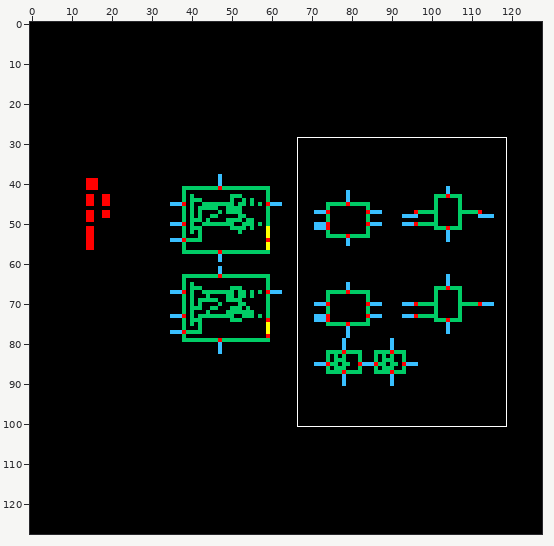
Sprite sheet, stored at bag_serdes_ec/qdr_sampler_column/schematic/thumbnail_128x128.png. Above, an overview of the earlier version with the close-up marked.
Close-up. Earlier state:
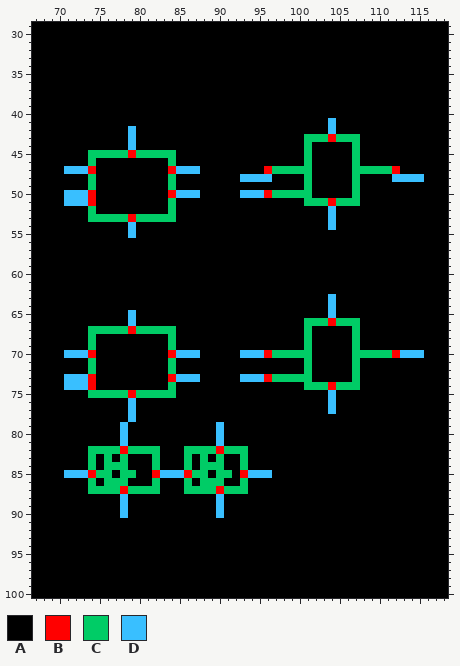
The file is 128x128 pixels. Shown: x 67..118, y 29..100. The commit also changed other parts of the picture, which this record leaves out.
Palette (. is transparent): A #000000  B #ff0000  C #00cc66  D #39bfff
Pixels before (only the part around the change), first column x 67:
 29 AAAAAAAAAAAAAAAAAAAAAAAAAAAAAAAAAAAAAAAAAAAAAAAAAAAA
 30 AAAAAAAAAAAAAAAAAAAAAAAAAAAAAAAAAAAAAAAAAAAAAAAAAAAA
 31 AAAAAAAAAAAAAAAAAAAAAAAAAAAAAAAAAAAAAAAAAAAAAAAAAAAA
 32 AAAAAAAAAAAAAAAAAAAAAAAAAAAAAAAAAAAAAAAAAAAAAAAAAAAA
 33 AAAAAAAAAAAAAAAAAAAAAAAAAAAAAAAAAAAAAAAAAAAAAAAAAAAA
 34 AAAAAAAAAAAAAAAAAAAAAAAAAAAAAAAAAAAAAAAAAAAAAAAAAAAA
 35 AAAAAAAAAAAAAAAAAAAAAAAAAAAAAAAAAAAAAAAAAAAAAAAAAAAA
 36 AAAAAAAAAAAAAAAAAAAAAAAAAAAAAAAAAAAAAAAAAAAAAAAAAAAA
 37 AAAAAAAAAAAAAAAAAAAAAAAAAAAAAAAAAAAAAAAAAAAAAAAAAAAA
 38 AAAAAAAAAAAAAAAAAAAAAAAAAAAAAAAAAAAAAAAAAAAAAAAAAAAA
 39 AAAAAAAAAAAAAAAAAAAAAAAAAAAAAAAAAAAAAAAAAAAAAAAAAAAA
 40 AAAAAAAAAAAAAAAAAAAAAAAAAAAAAAAAAAAAAAAAAAAAAAAAAAAA
 41 AAAAAAAAAAAAAAAAAAAAAAAAAAAAAAAAAAAAADAAAAAAAAAAAAAA
 42 AAAAAAAAAAAADAAAAAAAAAAAAAAAAAAAAAAAADAAAAAAAAAAAAAA
 43 AAAAAAAAAAAADAAAAAAAAAAAAAAAAAAAAACCCBCCCAAAAAAAAAAA
 44 AAAAAAAAAAAADAAAAAAAAAAAAAAAAAAAAACAAAAACAAAAAAAAAAA
 45 AAAAAAACCCCCBCCCCCAAAAAAAAAAAAAAAACAAAAACAAAAAAAAAAA
 46 AAAAAAACAAAAAAAAACAAAAAAAAAAAAAAAACAAAAACAAAAAAAAAAA
 47 AAAADDDBAAAAAAAAABDDDAAAAAAAABCCCCCAAAAACCCCCBAAAAAA
 48 AAAAAAACAAAAAAAAACAAAAAAAADDDDAAAACAAAAACAAAADDDDAAA
 49 AAAAAAACAAAAAAAAACAAAAAAAAAAAAAAAACAAAAACAAAAAAAAAAA
 50 AAAADDDBAAAAAAAAABDDDAAAAADDDBCCCCCAAAAACAAAAAAAAAAA
 51 AAAADDDBAAAAAAAAACAAAAAAAAAAAAAAAACCCBCCCAAAAAAAAAAA
 52 AAAAAAACAAAAAAAAACAAAAAAAAAAAAAAAAAAADAAAAAAAAAAAAAA
 53 AAAAAAACCCCCBCCCCCAAAAAAAAAAAAAAAAAAADAAAAAAAAAAAAAA
 54 AAAAAAAAAAAADAAAAAAAAAAAAAAAAAAAAAAAADAAAAAAAAAAAAAA
 55 AAAAAAAAAAAADAAAAAAAAAAAAAAAAAAAAAAAAAAAAAAAAAAAAAAA
 56 AAAAAAAAAAAAAAAAAAAAAAAAAAAAAAAAAAAAAAAAAAAAAAAAAAAA
 57 AAAAAAAAAAAAAAAAAAAAAAAAAAAAAAAAAAAAAAAAAAAAAAAAAAAA
 58 AAAAAAAAAAAAAAAAAAAAAAAAAAAAAAAAAAAAAAAAAAAAAAAAAAAA
 59 AAAAAAAAAAAAAAAAAAAAAAAAAAAAAAAAAAAAAAAAAAAAAAAAAAAA
 60 AAAAAAAAAAAAAAAAAAAAAAAAAAAAAAAAAAAAAAAAAAAAAAAAAAAA
 61 AAAAAAAAAAAAAAAAAAAAAAAAAAAAAAAAAAAAAAAAAAAAAAAAAAAA
 62 AAAAAAAAAAAAAAAAAAAAAAAAAAAAAAAAAAAAAAAAAAAAAAAAAAAA
 63 AAAAAAAAAAAAAAAAAAAAAAAAAAAAAAAAAAAAADAAAAAAAAAAAAAA
 64 AAAAAAAAAAAAAAAAAAAAAAAAAAAAAAAAAAAAADAAAAAAAAAAAAAA
 65 AAAAAAAAAAAADAAAAAAAAAAAAAAAAAAAAAAAADAAAAAAAAAAAAAA
 66 AAAAAAAAAAAADAAAAAAAAAAAAAAAAAAAAACCCBCCCAAAAAAAAAAA
 67 AAAAAAACCCCCBCCCCCAAAAAAAAAAAAAAAACAAAAACAAAAAAAAAAA
 68 AAAAAAACAAAAAAAAACAAAAAAAAAAAAAAAACAAAAACAAAAAAAAAAA
 69 AAAAAAACAAAAAAAAACAAAAAAAAAAAAAAAACAAAAACAAAAAAAAAAA
 70 AAAADDDBAAAAAAAAABDDDAAAAADDDBCCCCCAAAAACCCCCBDDDAAA
 71 AAAAAAACAAAAAAAAACAAAAAAAAAAAAAAAACAAAAACAAAAAAAAAAA
 72 AAAAAAACAAAAAAAAACAAAAAAAAAAAAAAAACAAAAACAAAAAAAAAAA
 73 AAAADDDBAAAAAAAAABDDDAAAAADDDBCCCCCAAAAACAAAAAAAAAAA
 74 AAAADDDBAAAAAAAAACAAAAAAAAAAAAAAAACCCBCCCAAAAAAAAAAA
 75 AAAAAAACCCCCBCCCCCAAAAAAAAAAAAAAAAAAADAAAAAAAAAAAAAA
 76 AAAAAAAAAAAADAAAAAAAAAAAAAAAAAAAAAAAADAAAAAAAAAAAAAA
 77 AAAAAAAAAAAADAAAAAAAAAAAAAAAAAAAAAAAADAAAAAAAAAAAAAA
 78 AAAAAAAAAAAADAAAAAAAAAAAAAAAAAAAAAAAAAAAAAAAAAAAAAAA
 79 AAAAAAAAAAADAAAAAAAAAAADAAAAAAAAAAAAAAAAAAAAAAAAAAAA
 80 AAAAAAAAAAADAAAAAAAAAAADAAAAAAAAAAAAAAAAAAAAAAAAAAAA
 81 AAAAAAAAAAADAAAAAAAAAAADAAAAAAAAAAAAAAAAAAAAAAAAAAAA
 82 AAAAAAACCCCBCCCCAAACCCCBCCCAAAAAAAAAAAAAAAAAAAAAAAAA
 83 AAAAAAACACACAAACAAACACACAACAAAAAAAAAAAAAAAAAAAAAAAAA
 84 AAAAAAACACCCAAACAAACACCCAACAAAAAAAAAAAAAAAAAAAAAAAAA
 85 AAAADDDBCCACCAABDDDBCCACCABDDDAAAAAAAAAAAAAAAAAAAAAA
 86 AAAAAAACACCCAAACAAACACCCAACAAAAAAAAAAAAAAAAAAAAAAAAA
 87 AAAAAAACCCCBCCCCAAACCCCBCCCAAAAAAAAAAAAAAAAAAAAAAAAA
 88 AAAAAAAAAAADAAAAAAAAAAADAAAAAAAAAAAAAAAAAAAAAAAAAAAA
 89 AAAAAAAAAAADAAAAAAAAAAADAAAAAAAAAAAAAAAAAAAAAAAAAAAA
 90 AAAAAAAAAAADAAAAAAAAAAADAAAAAAAAAAAAAAAAAAAAAAAAAAAA
 91 AAAAAAAAAAAAAAAAAAAAAAAAAAAAAAAAAAAAAAAAAAAAAAAAAAAA
 92 AAAAAAAAAAAAAAAAAAAAAAAAAAAAAAAAAAAAAAAAAAAAAAAAAAAA
 93 AAAAAAAAAAAAAAAAAAAAAAAAAAAAAAAAAAAAAAAAAAAAAAAAAAAA
 94 AAAAAAAAAAAAAAAAAAAAAAAAAAAAAAAAAAAAAAAAAAAAAAAAAAAA
 95 AAAAAAAAAAAAAAAAAAAAAAAAAAAAAAAAAAAAAAAAAAAAAAAAAAAA
 96 AAAAAAAAAAAAAAAAAAAAAAAAAAAAAAAAAAAAAAAAAAAAAAAAAAAA
 97 AAAAAAAAAAAAAAAAAAAAAAAAAAAAAAAAAAAAAAAAAAAAAAAAAAAA
 98 AAAAAAAAAAAAAAAAAAAAAAAAAAAAAAAAAAAAAAAAAAAAAAAAAAAA
 99 AAAAAAAAAAAAAAAAAAAAAAAAAAAAAAAAAAAAAAAAAAAAAAAAAAAA
100 AAAAAAAAAAAAAAAAAAAAAAAAAAAAAAAAAAAAAAAAAAAAAAAAAAAA
The result:
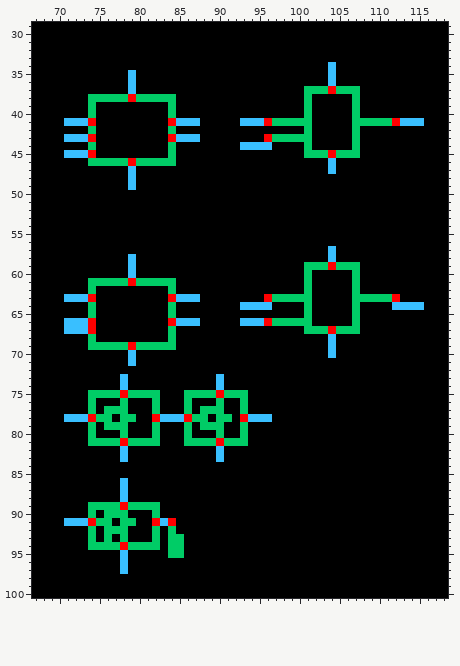
Change:
y 34: x 104 A -> D
y 35..36: x 79 A -> D; x 104 A -> D
y 37: x 79 A -> D; x 101..107 AAAAAAA -> CCCBCCC
y 38: x 74..84 AAAAAAAAAAA -> CCCCCBCCCCC; x 101 A -> C; x 107 A -> C
y 39..40: x 74 A -> C; x 84 A -> C; x 101 A -> C; x 107 A -> C
y 41: x 71..74 AAAA -> DDDB; x 84..87 AAAA -> BDDD; x 93..101 AAAAAAAAA -> DDDBCCCCC; x 104 D -> A; x 107..115 AAAAAAAAA -> CCCCCBDDD
y 42: x 74 A -> C; x 79 D -> A; x 84 A -> C; x 101 A -> C; x 104 D -> A; x 107 A -> C
y 43: x 71..74 AAAA -> DDDB; x 79 D -> A; x 84..87 AAAA -> BDDD; x 96..100 AAAAA -> BCCCC; x 102..106 CCBCC -> AAAAA
y 44: x 74 A -> C; x 79 D -> A; x 84 A -> C; x 93..96 AAAA -> DDDD
y 45: x 71..83 AAACCCCCBCCCC -> DDDBAAAAAAAAA; x 102..106 AAAAA -> CCBCC
y 46: x 75..83 AAAAAAAAA -> CCCCBCCCC; x 101 C -> A; x 104 A -> D; x 107 C -> A
y 47: x 71..74 DDDB -> AAAA; x 79 A -> D; x 84..87 BDDD -> AAAA; x 96..101 BCCCCC -> AAAAAA; x 104 A -> D; x 107..112 CCCCCB -> AAAAAA
y 48: x 74 C -> A; x 79 A -> D; x 84 C -> A; x 93..96 DDDD -> AAAA; x 101 C -> A; x 107 C -> A; x 112..115 DDDD -> AAAA
y 49: x 74 C -> A; x 79 A -> D; x 84 C -> A; x 101 C -> A; x 107 C -> A
y 50: x 71..74 DDDB -> AAAA; x 84..87 BDDD -> AAAA; x 93..101 DDDBCCCCC -> AAAAAAAAA; x 107 C -> A
y 51: x 71..74 DDDB -> AAAA; x 84 C -> A; x 101..107 CCCBCCC -> AAAAAAA
y 52: x 74 C -> A; x 84 C -> A; x 104 D -> A
y 53: x 74..84 CCCCCBCCCCC -> AAAAAAAAAAA; x 104 D -> A
y 54: x 79 D -> A; x 104 D -> A
y 55: x 79 D -> A
y 57: x 104 A -> D
y 58: x 79 A -> D; x 104 A -> D
y 59: x 79 A -> D; x 101..107 AAAAAAA -> CCCBCCC
y 60: x 79 A -> D; x 101 A -> C; x 107 A -> C
y 61: x 74..84 AAAAAAAAAAA -> CCCCCBCCCCC; x 101 A -> C; x 107 A -> C
y 62: x 74 A -> C; x 84 A -> C; x 101 A -> C; x 107 A -> C
y 63: x 71..74 AAAA -> DDDB; x 84..87 AAAA -> BDDD; x 96..101 AAAAAA -> BCCCCC; x 104 D -> A; x 107..112 AAAAAA -> CCCCCB
y 64: x 74 A -> C; x 84 A -> C; x 93..96 AAAA -> DDDD; x 101 A -> C; x 104 D -> A; x 107 A -> C; x 112..115 AAAA -> DDDD
y 65: x 74 A -> C; x 79 D -> A; x 84 A -> C; x 101 A -> C; x 104 D -> A; x 107 A -> C
y 66: x 71..74 AAAA -> DDDB; x 79 D -> A; x 84..87 AAAA -> BDDD; x 93..100 AAAAAAAA -> DDDBCCCC; x 102..106 CCBCC -> AAAAA
y 67: x 71..83 AAACCCCCBCCCC -> DDDBAAAAAAAAA; x 102..106 AAAAA -> CCBCC
y 68: x 101 C -> A; x 104 A -> D; x 107 C -> A
y 69: x 75..83 AAAAAAAAA -> CCCCBCCCC; x 101 C -> A; x 104 A -> D; x 107 C -> A
y 70: x 71..74 DDDB -> AAAA; x 79 A -> D; x 84..87 BDDD -> AAAA; x 93..101 DDDBCCCCC -> AAAAAAAAA; x 104 A -> D; x 107..115 CCCCCBDDD -> AAAAAAAAA
y 71: x 74 C -> A; x 79 A -> D; x 84 C -> A; x 101 C -> A; x 107 C -> A
y 72: x 74 C -> A; x 84 C -> A; x 101 C -> A; x 107 C -> A
y 73: x 71..74 DDDB -> AAAA; x 78 A -> D; x 84..87 BDDD -> AAAA; x 90 A -> D; x 93..101 DDDBCCCCC -> AAAAAAAAA; x 107 C -> A
y 74: x 71..74 DDDB -> AAAA; x 78 A -> D; x 84 C -> A; x 90 A -> D; x 101..107 CCCBCCC -> AAAAAAA
y 75: x 78..79 CB -> BC; x 83..84 CC -> AA; x 86..93 AAAAAAAA -> CCCCBCCC; x 104 D -> A
y 76: x 74 A -> C; x 78..79 AD -> CA; x 82 A -> C; x 86 A -> C; x 90 A -> C; x 93 A -> C; x 104 D -> A
y 77: x 74 A -> C; x 76..79 AAAD -> CCCA; x 82 A -> C; x 86 A -> C; x 88..90 AAA -> CCC; x 93 A -> C; x 104 D -> A
y 78: x 71..76 AAAAAA -> DDDBCC; x 78..79 AD -> CC; x 82..88 AAAAAAA -> BDDDBCC; x 90..91 AA -> CC; x 93..96 AAAA -> BDDD
y 79: x 74 A -> C; x 76..78 AAD -> CCC; x 82 A -> C; x 86 A -> C; x 88..90 AAD -> CCC; x 93 A -> C
y 80: x 74 A -> C; x 78 D -> C; x 82 A -> C; x 86 A -> C; x 90 D -> C; x 93 A -> C
y 81: x 74..82 AAAADAAAA -> CCCCBCCCC; x 86..93 AAAADAAA -> CCCCBCCC
y 82: x 74..82 CCCCBCCCC -> AAAADAAAA; x 86..93 CCCCBCCC -> AAAADAAA
y 83: x 74 C -> A; x 76 C -> A; x 78 C -> D; x 82 C -> A; x 86 C -> A; x 88 C -> A; x 90 C -> D; x 93 C -> A
y 84: x 74 C -> A; x 76..78 CCC -> AAA; x 82 C -> A; x 86 C -> A; x 88..90 CCC -> AAA; x 93 C -> A
y 85: x 71..76 DDDBCC -> AAAAAA; x 78..79 CC -> AA; x 82..88 BDDDBCC -> AAAAAAA; x 90..91 CC -> AA; x 93..96 BDDD -> AAAA
y 86: x 74 C -> A; x 76..78 CCC -> AAD; x 82 C -> A; x 86 C -> A; x 88..90 CCC -> AAA; x 93 C -> A
y 87: x 74..82 CCCCBCCCC -> AAAADAAAA; x 86..93 CCCCBCCC -> AAAAAAAA
y 88: x 90 D -> A
y 89: x 74..82 AAAADAAAA -> CCCCBCCCC; x 90 D -> A
y 90: x 74 A -> C; x 76..78 AAD -> CCC; x 82 A -> C; x 90 D -> A
y 91: x 71..76 AAAAAA -> DDDBCC; x 78..79 AA -> CC; x 82..84 AAA -> BDB
y 92: x 74 A -> C; x 76..78 AAA -> CCC; x 82 A -> C; x 84 A -> C
y 93: x 74 A -> C; x 76 A -> C; x 78 A -> C; x 82 A -> C; x 84..85 AA -> CC
y 94: x 74..82 AAAAAAAAA -> CCCCBCCCC; x 84..85 AA -> CC
y 95: x 78 A -> D; x 84..85 AA -> CC
y 96..97: x 78 A -> D
Where, in picture pixels (left, top, right, bottom), the same in both close-ups:
changed: (64, 62, 424, 574)
